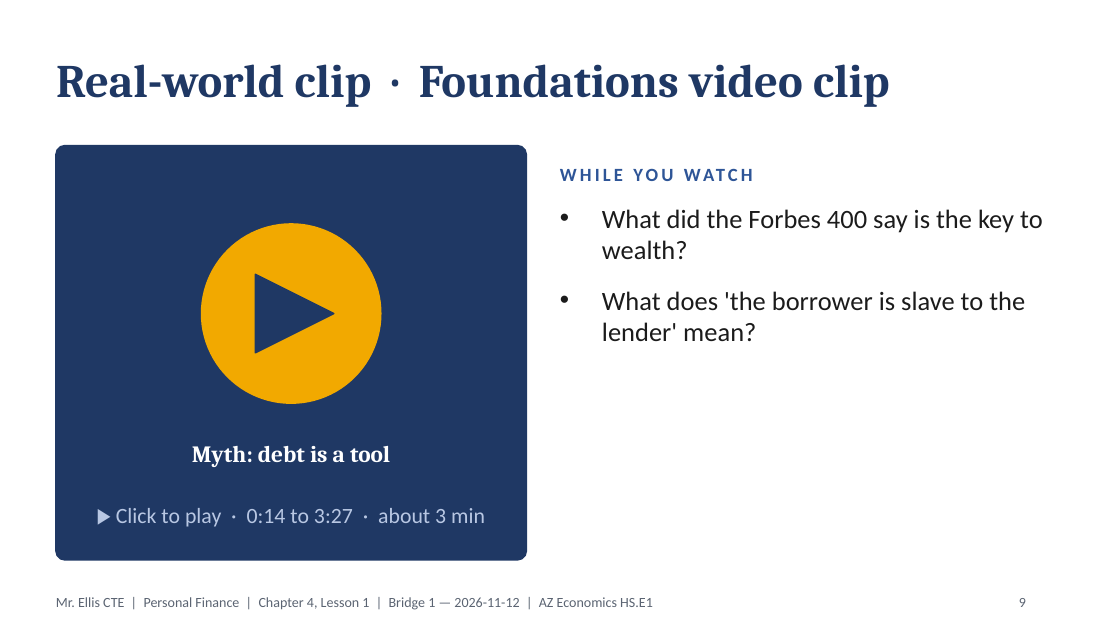
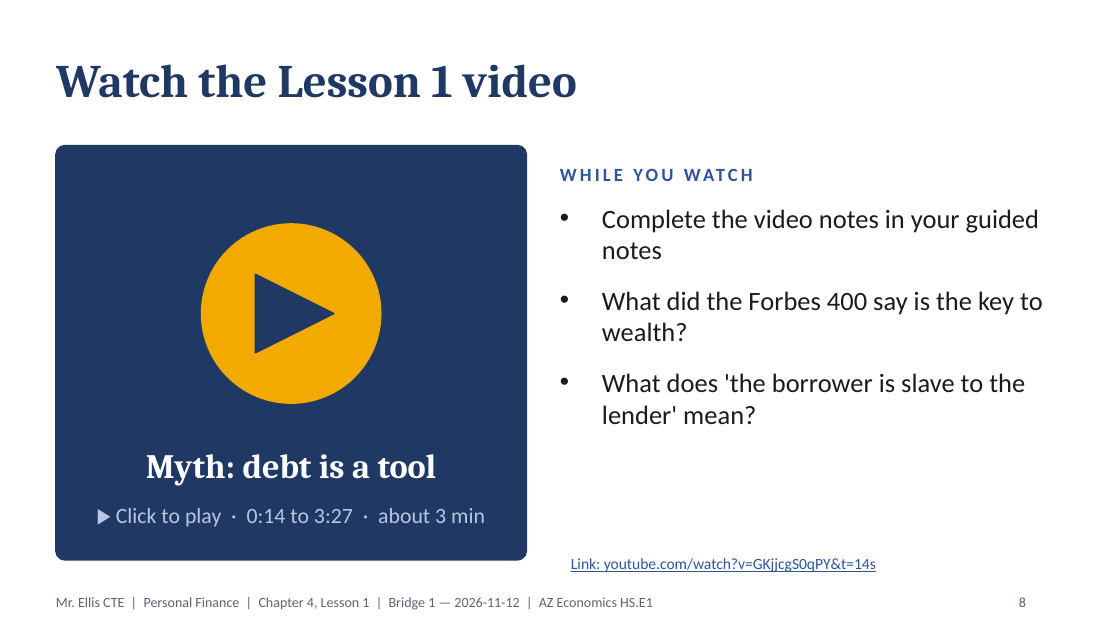
Before and after one commit to highgroundthree-art/electrical-el1-study-guides, a slide deck: slide 8 of financial-comprehension/personal/adult/Ch04_All_Lessons_ADULTS.pptx (slide 9 before the commit). Drawn at 1120x630 pixels with LibreOffice and Linux fonts; fonts in the diff are those of the drawing. Boxes give left, top, right and bottom in pixels: in the first picture for what was removed or moved away, otherwise in the second. Text is boxed around its words. In the diff, an @@ line names an element or a change of style, - is before the commit and + after.

```diff
--- a/financial-comprehension/personal/adult/Ch04_All_Lessons_ADULTS.pptx
+++ b/financial-comprehension/personal/adult/Ch04_All_Lessons_ADULTS.pptx
@@ title at (56, 64, 577, 98): text changed @@
-Real-world clip · Foundations video clip
+Watch the Lesson 1 video
@@ text at (602, 209, 1039, 259): paragraph added @@
+• Complete the video notes in your guided notes
@@ text "Myth: debt is a tool": place and size @@
-text "Myth: debt is a tool" at (192, 446, 390, 467)
+text "Myth: debt is a tool" at (146, 454, 437, 486)
@@ text "Myth: debt is a tool" at (146, 454, 437, 486): size 15 to 22 pt @@
@@ text added at (571, 558, 876, 572), 10 pt, text #2E5597, underline @@
+Link: youtube.com/watch?v=GKjjcgS0qPY&t=14s
@@ page number at (1019, 597, 1026, 607): text changed @@
-9
+8
```
Also in this commit, not shown: 5 other slides changed, 5 slides removed, 11 other files.
